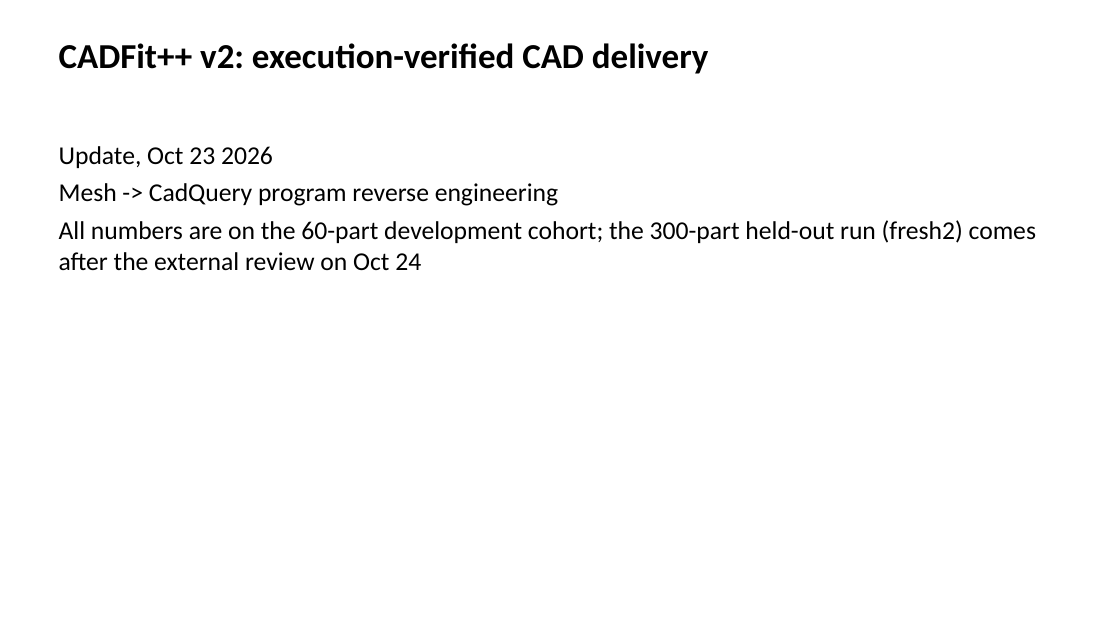
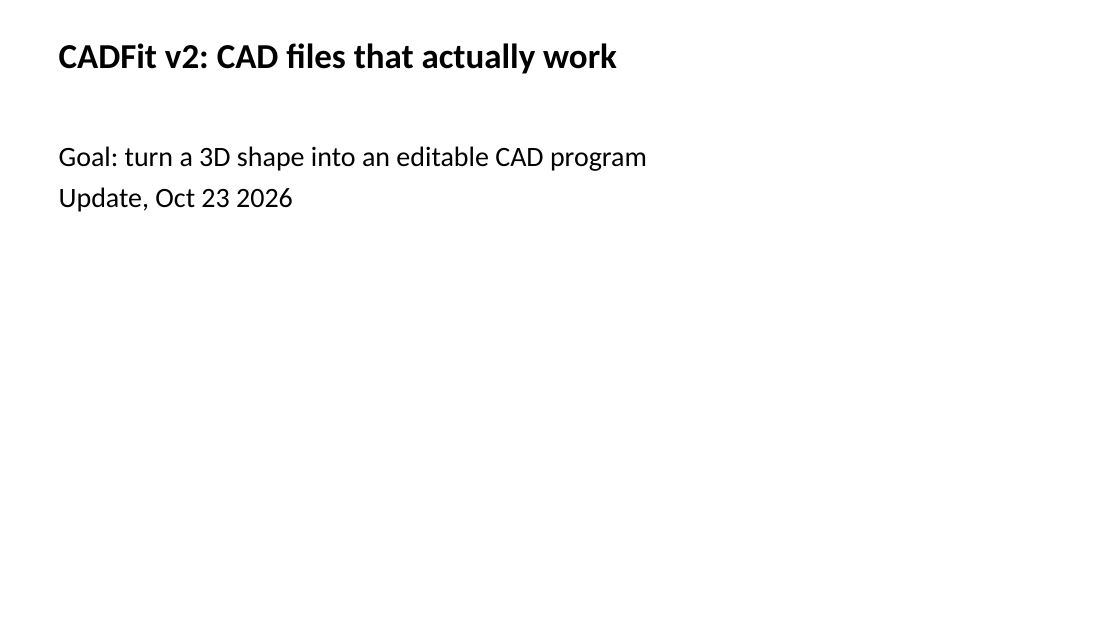
Before and after one commit to andrwlinx/CADFit, a slide deck: slide 1 of bench/figures/v2_2026-10-23/CADFit_v2_update.pptx. Drawn at 1120x630 pixels with LibreOffice and Linux fonts; fonts in the diff are those of the drawing. Boxes give left, top, right and bottom in pixels: in the first picture for what was removed or moved away, otherwise in the second. Text is boxed around its words. In the diff, an @@ line names an element or a change of style, - is before the commit and + after.

```diff
--- a/bench/figures/v2_2026-10-23/CADFit_v2_update.pptx
+++ b/bench/figures/v2_2026-10-23/CADFit_v2_update.pptx
@@ text at [59,43,617,74]: text changed @@
-CADFit++ v2: execution-verified CAD delivery
+CADFit v2: CAD files that actually work
@@ text at [59,146,647,171]: paragraph added @@
+Goal: turn a 3D shape into an editable CAD program
@@ text at [59,183,1036,271]: paragraphs removed @@
-Mesh -> CadQuery program reverse engineering
-All numbers are on the 60-part development cohort; the 300-part held-out run (fresh2) comes after the external review on Oct 24
@@ text at [59,187,293,212]: size 22 to 24 pt in "Update, Oct 23 2026" @@
```
Also in this commit, not shown: 1 other slide changed, 5 slides added, 5 slides removed, 6 other files.
